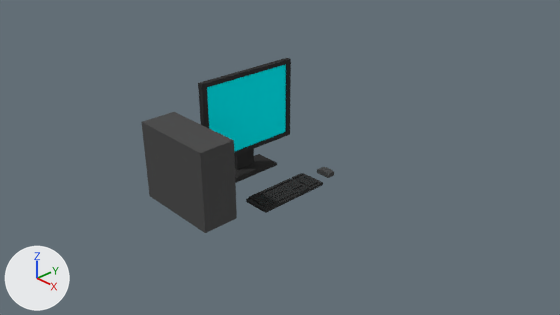
Two versions of the Blender file VR-Tour/Assets/Models/Desktop.blend, one commit apart.
Before and after are seen from the file's camera 'Camera'. Arrows for +X, +Y and +Z are at lower left; the lights stay in place.

Names of what the first picture shows: 'Desktop', 'Moniter', 'Plane'.
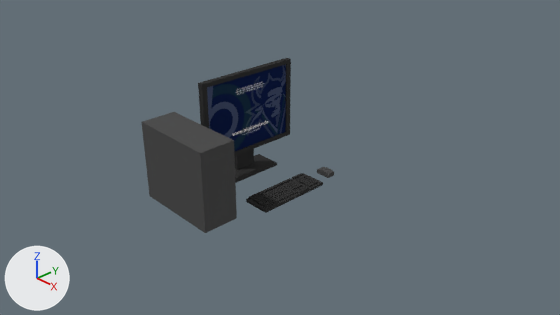
Pixel boxes [x1, y1, x2, y2] of what changed, in the pictures (560 x 315 px):
'Moniter', surface changed (cyan to blue)
    both: [204, 61, 289, 155]

The change in detail:
Picture 'Background.png' (img_background_png) is new.
In material 'Screen' (mat_screen), base_color is no longer (0.0, 0.929, 1.0), cyan #00f7ff.
In material 'Screen' (mat_screen), texture is now set to img_background_png.
me_moniter has 40 vertices, 38 faces and spans x -8.25..2.25, y -1.0..1.0, z -1.67..1.0.
me_moniter is used by ob_moniter; location (-0.25, 0.0, 1.25); scale (0.05, 1.0, 0.75).
me_moniter part 1: texture (UV) coordinates changed.
